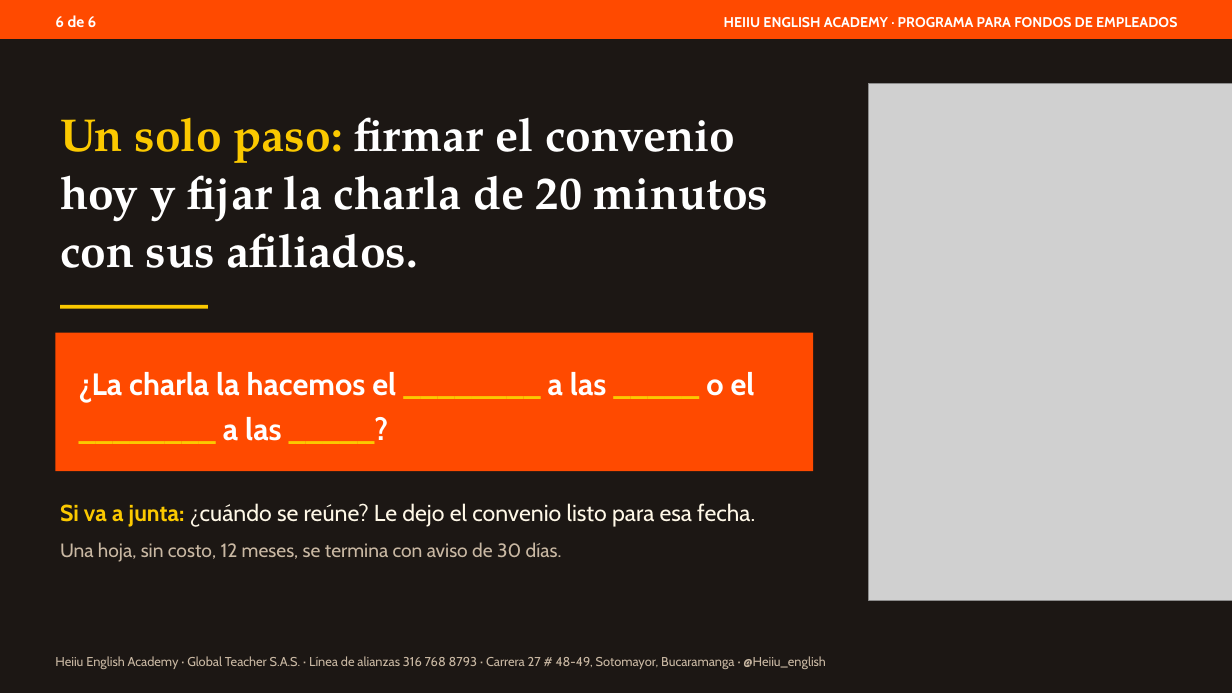
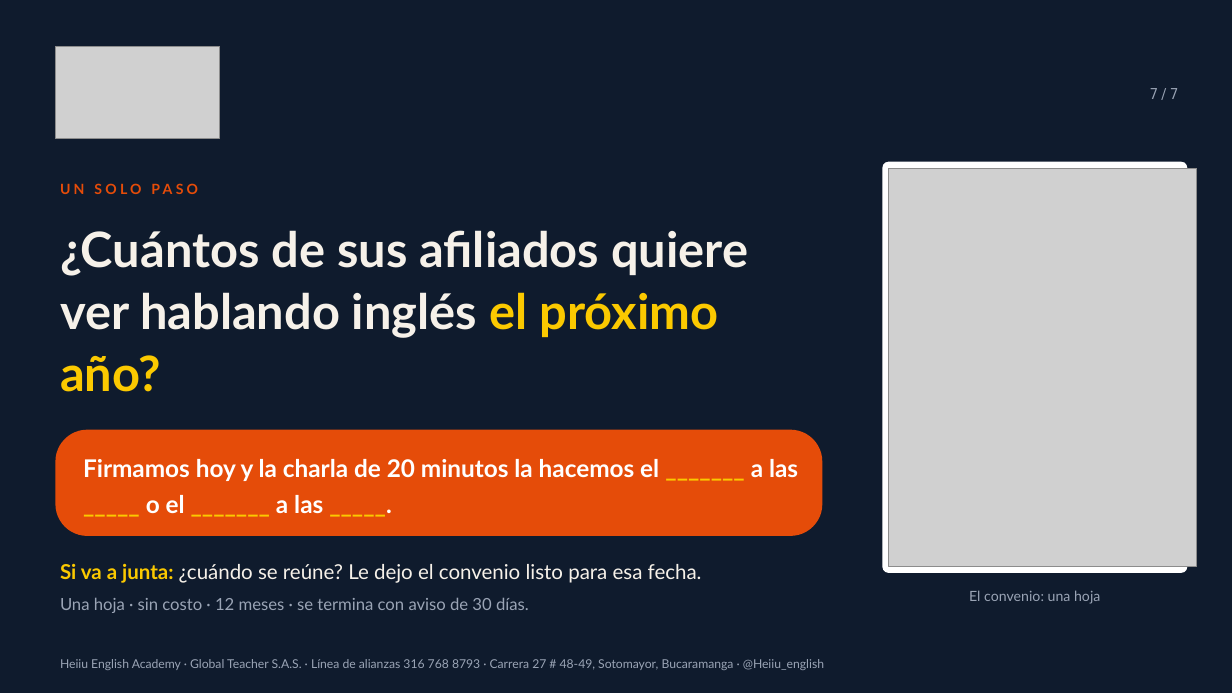
Before and after one commit to gomezrdiana/Plan-academico, a slide deck: slide 7 of recursos/comercial/B2B/PRESENTACION_FONDOS_EMPLEADOS_HEIIU.pptx (slide 6 before the commit). Drawn at 1232x693 pixels with LibreOffice and Linux fonts; fonts in the diff are those of the drawing; grey boxes stand for pictures. Boxes give left, top, right and bottom in pixels: in the first picture for what was removed or moved away, otherwise in the second. Text is boxed around its words. In the diff, an @@ line names an element or a change of style, - is before the commit and + after.

```diff
--- a/recursos/comercial/B2B/PRESENTACION_FONDOS_EMPLEADOS_HEIIU.pptx
+++ b/recursos/comercial/B2B/PRESENTACION_FONDOS_EMPLEADOS_HEIIU.pptx
@@ rectangle at [0,0,1232,693]: fill #1C1714 to #0F1B2D @@
@@ rectangle removed at [0,0,1232,39] @@
@@ text removed at [55,15,97,27] @@
-6 de 6
@@ text removed at [724,17,1177,28] @@
-HEIIU ENGLISH ACADEMY · PROGRAMA PARA FONDOS DE EMPLEADOS
@@ picture added at [55,46,220,139] @@
@@ text added at [1150,88,1178,99], 12 pt, text #9AA4B5 @@
+7 / 7
@@ text "UN SOLO PASO" at [60,183,198,194]: vertical alignment middle to top @@
@@ rounded rectangle added at [883,162,1188,573], fill #FFFFFF @@
@@ picture: place and size @@
-picture at [869,83,1232,601]
+picture at [889,168,1197,567]
@@ text at [60,183,198,194]: text changed; size 36 to 11 pt; font TeX Gyre Pagella to Lato; text colour #FFFFFF to #E54C09 @@
-Un solo paso: firmar el convenio hoy y fijar la charla de 20 minutos con sus afiliados.
+UN SOLO PASO
@@ text added at [60,230,748,392], 38 pt, text #F6F1E9, bold @@
+¿Cuántos de sus afiliados quiere ver hablando inglés el próximo año?
@@ rectangle removed at [60,305,208,309] @@
@@ rectangle removed at [55,333,813,471] @@
@@ rounded rectangle added at [55,430,823,536], fill #E54C09 @@
@@ text at [83,459,798,514]: text changed; size 24 to 19 pt; font Cabin to Lato @@
-¿La charla la hacemos el ________ a las _____ o el ________ a las _____?
+Firmamos hoy y la charla de 20 minutos la hacemos el _______ a las _____ o el _______ a las _____.
@@ text "Si va a junta: ¿cuándo ...": place and size @@
-text "Si va a junta: ¿cuándo ..." at [60,503,755,562]
+text "Si va a junta: ¿cuándo ..." at [60,564,702,613]
@@ text at [60,564,702,583]: size 18 to 16 pt, font Cabin to Lato in "Si va a junta: ¿cuándo se reúne? ..."; text colour #FFF8E7 to #F6F1E9 in "¿cuándo se reúne? Le dejo el convenio ..."; line spacing 1.2 to 1.25; less space between paragraphs @@
@@ text at [60,597,529,613]: text changed; size 15 to 13 pt; font Cabin to Lato; text colour #C9B8A3 to #9AA4B5 @@
-Una hoja, sin costo, 12 meses, se termina con aviso de 30 días.
+Una hoja · sin costo · 12 meses · se termina con aviso de 30 días.
@@ text added at [969,590,1100,604], 11 pt, text #9AA4B5 @@
+El convenio: una hoja
@@ text "Heiiu English Academy · Global ..." at [60,659,824,670]: size 10 to 9.5 pt, font Cabin to Lato, text colour #C9B8A3 to #9AA4B5 @@
```
Also in this commit, not shown: 3 other slides changed, 3 slides added, 2 slides removed, 2 other files.
